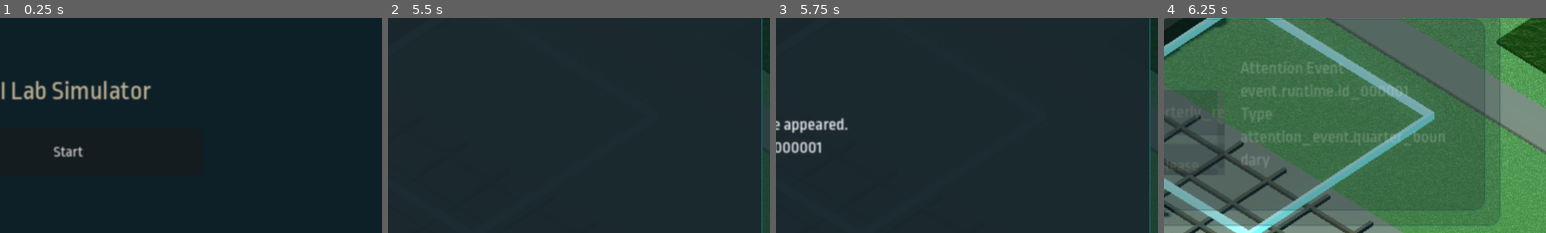
Above: before the commit, frames 1-4 (left to right).
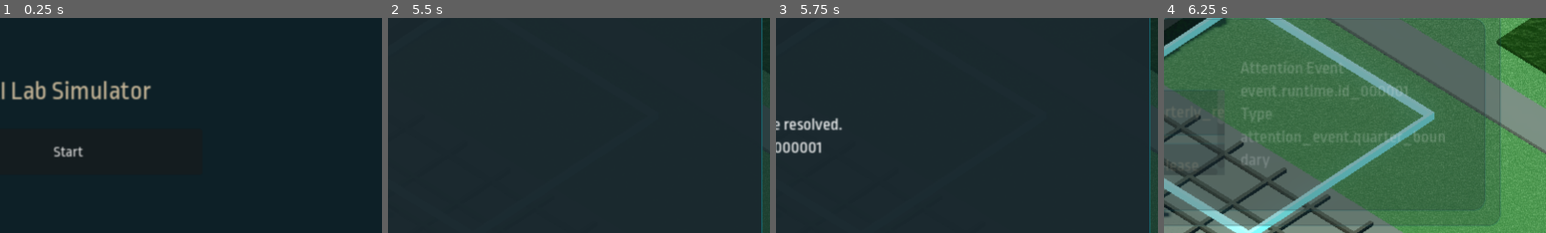
Above: after the commit, the same moments.

Repository: robertvaradan/ai-lab-simulator
Game: Godot game, scene res://scenes/init.tscn
Same seed, same stepped clock (60 frames per second), same inputs: the game is played once before the commit and once after it.
Inputs (mouse positions are % of the whole screen's width and height, from its top left):
- Up to frame 1 (0.25 s): no input
- Up to frame 2 (5.5 s): click "Start" at 0.5 s; click (85, 11) at 1.25 s; click "WORLD MAP" at 2 s; click "WORLD MAP" at 2.75 s; click "HQ" at 3.5 s; click "ADVANCE" at 4.25 s; click (85, 11) at 5 s
- Up to frame 3 (5.75 s): no input
- Up to frame 4 (6.25 s): click "WORLD MAP" at 5.75 s
The pictures show only the part of the screen within x 41-91%, y 25-75%; the shares and areas given below are measured in that part.

Frames 1-2 are identical in both runs. In frame 3, 0.6% of the frame differs, in the area x 2-19%, y 46-54%; in frame 4, nothing differs.

Commit message:
Remove competitor models from the World map
Keep Competitor release data in Simulation and event presentation. Remove the HQ World marker and World Context Card path. Update the World map specification and regression tests.

Diff:
--- a/game/host/campus_visual_presenter.gd
+++ b/game/host/campus_visual_presenter.gd
@@ -6,22 +6,15 @@
 const LAB_STAGE_1_NAME: String = "LabStage1"
 const LAB_STAGE_2_NAME: String = "LabStage2"
 const COMPUTE_LINK_NAME: String = "ThirdPartyComputeLink"
-const COMPETITOR_PANEL_NAME: String = "CompetitorPanel"
 const HQ_LABORATORY_SELECTABLE_PATH: String = "res://scenes/hq_laboratory_selectable.tscn"
 const HQ_LABORATORY_SELECTABLE_NAME: String = "HqLaboratorySelectable"
-const COMPETITOR_SELECTABLE_PATH: String = "res://scenes/hq_competitor_selectable.tscn"
-const COMPETITOR_SELECTABLE_NAME: String = "HqCompetitorSelectable"
-const PANEL_WIDTH_PX: float = 360.0
 
 var _compute_link: Node3D
-var _competitor_root: Control
-var _competitor_label: Label
 var _last_mapping: CampusVisualMapping
 
 
 func _ready() -> void:
 	_build_compute_link()
-	_build_competitor_presentation()
 	_ensure_hq_selectables()
 
 
@@ -29,15 +22,9 @@
 	_last_mapping = CampusVisualMapping.from_state(state)
 	_ensure_hq_selectables()
 	_apply_laboratory(_last_mapping)
-	_apply_competitor_marker(_last_mapping)
 	# Scale presentation belongs to the Data Center World. HQ must not show a Compute link mass.
 	if _compute_link != null:
 		_compute_link.visible = false
-	# Competitor presentation is a World selectable Context Card. Do not auto-show a fixed panel.
-	if _competitor_root != null:
-		_competitor_root.visible = false
-	if _competitor_label != null:
-		_competitor_label.text = _last_mapping.competitor_presentation_text
 
 
 func get_mapping() -> CampusVisualMapping:
@@ -46,16 +33,6 @@
 
 func is_compute_link_visible() -> bool:
 	return _compute_link != null and _compute_link.visible
-
-
-func is_competitor_presentation_visible() -> bool:
-	return _competitor_root != null and _competitor_root.visible
-
-
-func get_competitor_presentation_text() -> String:
-	if _competitor_label == null:
-		return ""
-	return _competitor_label.text
 
 
 func set_campus_world_visible(visible: bool) -> void:
@@ -70,8 +47,6 @@
 		var isometric_camera: IsometricCamera = camera as IsometricCamera
 		if isometric_camera != null:
 			isometric_camera.input_enabled = visible
-	if _competitor_root != null and not visible:
-		_competitor_root.visible = false
 
 
 func get_visible_laboratory_node_name() -> String:
@@ -105,16 +80,6 @@
 		"missing_hq_laboratory_selectable",
 		"The HQ laboratory selectable scene did not load: %s" % HQ_LABORATORY_SELECTABLE_PATH
 	)
-	_instance_campus_child(
-		campus,
-		COMPETITOR_SELECTABLE_NAME,
-		COMPETITOR_SELECTABLE_PATH,
-		"missing_hq_competitor_selectable",
-		"The HQ Competitor selectable scene did not load: %s" % COMPETITOR_SELECTABLE_PATH
-	)
-	var competitor: Node3D = campus.get_node_or_null(COMPETITOR_SELECTABLE_NAME) as Node3D
-	if competitor != null and _last_mapping == null:
-		competitor.visible = false
 
 
 func _instance_campus_child(
@@ -133,21 +98,6 @@
 	var instanced: Node = packed.instantiate()
 	instanced.name = node_name
 	campus.add_child(instanced)
-
-
-func _apply_competitor_marker(mapping: CampusVisualMapping) -> void:
-	var campus: Node = _campus_node()
-	if campus == null:
-		return
-	var marker: Node3D = campus.get_node_or_null(COMPETITOR_SELECTABLE_NAME) as Node3D
-	if marker == null:
-		return
-	var show_marker: bool = mapping.competitor_release_visible
-	marker.visible = show_marker
-	var selectable: CampaignWorldSelectable = marker as CampaignWorldSelectable
-	if selectable != null:
-		selectable.input_ray_pickable = show_marker
-		selectable.collision_layer = 1 if show_marker else 0
 
 
 func _apply_laboratory(mapping: CampusVisualMapping) -> void:
@@ -233,37 +183,3 @@
 	instance.mesh = mesh
 	instance.material_override = material
 	parent.add_child(instance)
-
-
-func _build_competitor_presentation() -> void:
-	_competitor_root = Control.new()
-	_competitor_root.name = "CompetitorPresentation"
-	_competitor_root.mouse_filter = Control.MOUSE_FILTER_IGNORE
-	_competitor_root.set_anchors_preset(Control.PRESET_FULL_RECT)
-	_competitor_root.visible = false
-	add_child(_competitor_root)
-	var panel: Panel = Panel.new()
-	panel.name = COMPETITOR_PANEL_NAME
-	panel.mouse_filter = Control.MOUSE_FILTER_STOP
-	panel.set_anchors_preset(Control.PRESET_RIGHT_WIDE)
-	panel.offset_right = -16.0
-	panel.offset_left = -PANEL_WIDTH_PX
-	panel.offset_top = 16.0
-	panel.offset_bottom = -16.0
-	_competitor_root.add_child(panel)
-	var layout: VBoxContainer = VBoxContainer.new()
-	layout.set_anchors_preset(Control.PRESET_FULL_RECT)
-	layout.offset_left = 16.0
-	layout.offset_top = 16.0
-	layout.offset_right = -16.0
-	layout.offset_bottom = -16.0
-	layout.add_theme_constant_override("separation", 10)
-	panel.add_child(layout)
-	var title: Label = Label.new()
-	title.text = "Competitor Release"
-	title.autowrap_mode = TextServer.AUTOWRAP_WORD_SMART
-	layout.add_child(title)
-	_competitor_label = Label.new()
-	_competitor_label.name = "CompetitorLabel"
-	_competitor_label.autowrap_mode = TextServer.AUTOWRAP_WORD_SMART
-	layout.add_child(_competitor_label)
--- a/game/scenes/hq_competitor_selectable.tscn
+++ /dev/null
@@ -1,54 +0,0 @@
-[gd_scene load_steps=8 format=3]
-
-[ext_resource type="Script" uid="uid://b0l1rl5a8pa0n" path="res://ui/campaign/worlds/campaign_world_selectable.gd" id="1_selectable"]
-[ext_resource type="Script" uid="uid://dcif18kjr3adx" path="res://primitives/box_outline_mesh.gd" id="2_outline"]
-[ext_resource type="Material" path="res://materials/cyan.tres" id="cyan"]
-[ext_resource type="Material" path="res://materials/metal.tres" id="metal"]
-
-[sub_resource type="BoxMesh" id="BoxMesh_pad"]
-size = Vector3(2.4, 0.4, 2.4)
-
-[sub_resource type="BoxMesh" id="BoxMesh_beacon"]
-size = Vector3(0.8, 4, 0.8)
-
-[sub_resource type="BoxShape3D" id="BoxShape3D_marker"]
-size = Vector3(2.4, 4.4, 2.4)
-
-[sub_resource type="PrimitiveMesh" id="PrimitiveMesh_outline"]
-script = ExtResource("2_outline")
-size = Vector3(2.4, 4.4, 2.4)
-thickness = 0.2
-metadata/_custom_type_script = "uid://dcif18kjr3adx"
-
-[node name="HqCompetitorSelectable" type="Area3D"]
-transform = Transform3D(1, 0, 0, 0, 1, 0, 0, 0, 1, 14, 0, -12)
-collision_mask = 0
-input_ray_pickable = true
-monitoring = true
-monitorable = true
-script = ExtResource("1_selectable")
-entity_id = &"entity.competitor.northstar"
-context_card_type = &"context.competitor"
-selection_order = 1
-framing_target = Vector3(14, 0, -12)
-framing_size = 16.0
-
-[node name="Pad" type="MeshInstance3D" parent="."]
-transform = Transform3D(1, 0, 0, 0, 1, 0, 0, 0, 1, 0, 0.2, 0)
-material_override = ExtResource("metal")
-mesh = SubResource("BoxMesh_pad")
-
-[node name="Beacon" type="MeshInstance3D" parent="."]
-transform = Transform3D(1, 0, 0, 0, 1, 0, 0, 0, 1, 0, 2.4, 0)
-material_override = ExtResource("cyan")
-mesh = SubResource("BoxMesh_beacon")
-
-[node name="CollisionShape3D" type="CollisionShape3D" parent="."]
-transform = Transform3D(1, 0, 0, 0, 1, 0, 0, 0, 1, 0, 2.2, 0)
-shape = SubResource("BoxShape3D_marker")
-
-[node name="Outline" type="MeshInstance3D" parent="."]
-transform = Transform3D(1, 0, 0, 0, 1, 0, 0, 0, 1, 0, 2.2, 0)
-material_override = ExtResource("cyan")
-mesh = SubResource("PrimitiveMesh_outline")
-cast_shadow = 0
--- a/game/tests/host/campus_visual_presenter_test.gd
+++ b/game/tests/host/campus_visual_presenter_test.gd
@@ -35,7 +35,7 @@
 	_expect(not mapping.uses_compact_laboratory(), "The starting campus shows the compact laboratory.")
 	_expect(not mapping.uses_developed_laboratory(), "The starting campus uses the developed laboratory.")
 	_expect(not mapping.compute_link_visible, "The starting campus shows the burst Compute link.")
-	_expect(not mapping.competitor_release_visible, "The starting campus shows the Northstar release.")
+	_expect(not mapping.competitor_release_visible, "The starting state has a released Competitor Model.")
 
 
 func _verify_build_lab_mapping() -> void:
@@ -71,7 +71,7 @@
 	_expect(mapping.compute_link_visible, "The completed Scale Project does not show the burst Compute link.")
 	_expect(mapping.uses_compact_laboratory(), "The Scale-only run did not keep laboratory stage 1.")
 	_expect(not mapping.uses_developed_laboratory(), "The Scale-only run swapped the laboratory stage.")
-	_expect(not mapping.competitor_release_visible, "Month Step 2 showed the Northstar release.")
+	_expect(not mapping.competitor_release_visible, "Month Step 2 resolved the Northstar release too early.")
 	_expect(
 		not lab.get_state().company.sites[SITE_ID].site_plots.has(&"plot.campus.compute_link"),
 		"The presentation wrote a Compute-link Site Plot state."
@@ -87,7 +87,7 @@
 	lab.commit_staged_plan()
 	lab.advance_until_attention_required()
 	var mapping: CampusVisualMapping = CampusVisualMapping.from_state(lab.get_state())
-	_expect(mapping.competitor_release_visible, "The Quarter Boundary does not show the Northstar release.")
+	_expect(mapping.competitor_release_visible, "The Quarter Boundary did not resolve the Northstar release.")
 	_expect(mapping.competitor_presentation_text.contains("Northstar Flagship"), "The Competitor presentation is missing the Model name.")
 	_expect(mapping.competitor_presentation_text.contains("Coding 82"), "The Competitor presentation is missing the actual coding evaluation.")
 	_expect(mapping.competitor_presentation_text.contains("Reasoning 78"), "The Competitor presentation is missing the actual reasoning evaluation.")
@@ -112,7 +112,7 @@
 	var mapping: CampusVisualMapping = CampusVisualMapping.from_state(state)
 	_expect(mapping.uses_compact_laboratory(), "The hybrid run did not keep laboratory stage 1.")
 	_expect(not mapping.uses_developed_laboratory(), "The hybrid run selected laboratory stage 2 before Research completed.")
-	_expect(mapping.competitor_release_visible, "The hybrid Quarter Boundary does not show the Northstar release.")
+	_expect(mapping.competitor_release_visible, "The hybrid Quarter Boundary did not resolve the Northstar release.")
 	_expect(not mapping.compute_link_visible, "The hybrid run showed the burst Compute link.")
 	_expect(
 		state.company.sites[SITE_ID].site_plots[RESEARCH_PLOT_ID].state_id
@@ -143,7 +143,10 @@
 	_expect(presenter.get_visible_laboratory_node_name() == "", "The starting presenter showed a laboratory.")
 	_expect(not lab_stage_one.visible, "The starting presenter left laboratory stage 1 visible.")
 	_expect(not presenter.is_compute_link_visible(), "The starting presenter showed the Compute link.")
-	_expect(not presenter.is_competitor_presentation_visible(), "The starting presenter showed the Competitor release.")
+	_expect(
+		campus.get_node_or_null("HqCompetitorSelectable") == null,
+		"The starting presenter represented a Competitor Model on the HQ World."
+	)
 	var lab_created: SimulationLabSessionResult = SimulationLabSession.create_marketing_scenario()
 	_expect(lab_created.succeeded(), "The presenter Build Laboratory session did not start.")
 	if not lab_created.succeeded():
@@ -168,10 +171,9 @@
 	presenter.present_state(hybrid.get_state())
 	_expect(presenter.get_visible_laboratory_node_name() == "LabStage1", "The hybrid presenter did not keep laboratory stage 1.")
 	_expect(lab_stage_one.visible, "The hybrid presenter hid laboratory stage 1.")
-	_expect(not presenter.is_competitor_presentation_visible(), "The hybrid presenter auto-opened the Competitor panel.")
-	_expect(
-		presenter.get_competitor_presentation_text().contains("Coding 82"),
-		"The hybrid presenter did not keep the Northstar coding evaluation text."
+	_expect(
+		campus.get_node_or_null("HqCompetitorSelectable") == null,
+		"The hybrid presenter represented a Competitor Model on the HQ World."
 	)
 	_expect(not presenter.is_compute_link_visible(), "The hybrid presenter showed the Compute link.")
 	var camera: Camera3D = Camera3D.new()
@@ -181,7 +183,6 @@
 	presenter.set_campus_world_visible(false)
 	_expect(not campus.visible, "The presenter left the campus visible outside HQ.")
 	_expect(not camera.current, "The presenter left the campus camera current outside HQ.")
-	_expect(not presenter.is_competitor_presentation_visible(), "The presenter left the Competitor release visible outside HQ.")
 	presenter.set_campus_world_visible(true)
 	_expect(campus.visible, "The presenter hid the campus after HQ entry.")
 	_expect(camera.current, "The presenter left the campus camera inactive after HQ entry.")
--- a/game/tests/host/production_bootstrap_test.gd
+++ b/game/tests/host/production_bootstrap_test.gd
@@ -86,10 +86,10 @@
 			campus.get_node_or_null("HqLaboratorySelectable") != null,
 			"The HQ campus has no laboratory selectable."
 		)
-		var competitor_marker: Node3D = campus.get_node_or_null("HqCompetitorSelectable") as Node3D
-		_expect(competitor_marker != null, "The HQ campus has no Competitor selectable.")
-		if competitor_marker != null:
-			_expect(not competitor_marker.visible, "The starting HQ campus showed the Competitor marker.")
+		_expect(
+			campus.get_node_or_null("HqCompetitorSelectable") == null,
+			"The HQ World represented a Competitor Model."
+		)
 	if presenter != null:
 		_expect(
 			presenter.get_visible_laboratory_node_name() == "",
--- a/game/ui/campaign/campaign_advance_transition_model.gd
+++ b/game/ui/campaign/campaign_advance_transition_model.gd
@@ -144,4 +144,4 @@
 	if not previous_mapping.compute_link_visible and published_mapping.compute_link_visible:
 		model.world_change_lines.append("The Third-Party Compute link appeared.")
 	if not previous_mapping.competitor_release_visible and published_mapping.competitor_release_visible:
-		model.world_change_lines.append("The Northstar Flagship release appeared.")
+		model.world_change_lines.append("The Northstar Flagship release resolved.")
--- a/game/ui/campaign/chrome/context_card.gd
+++ b/game/ui/campaign/chrome/context_card.gd
@@ -69,8 +69,6 @@
 			_present_data_center(state, definition)
 		CampaignWorldSelectable.CONTEXT_GOVERNMENT:
 			_present_government(state)
-		CampaignWorldSelectable.CONTEXT_COMPETITOR:
-			_present_competitor(state)
 		_:
 			if _title_label != null:
 				_title_label.text = "Selection"
@@ -151,14 +149,6 @@
 		_body_label.text = "\n".join(lines)
 
 
-func _present_competitor(state: GameState) -> void:
-	if _title_label != null:
-		_title_label.text = "COMPETITOR"
-	var mapping: CampusVisualMapping = CampusVisualMapping.from_state(state)
-	if _body_label != null:
-		_body_label.text = mapping.competitor_presentation_text
-
-
 func _add_row(label_text: String, value_text: String) -> void:
 	if _rows == null:
 		return
--- a/game/ui/campaign/worlds/campaign_world_selectable.gd
+++ b/game/ui/campaign/worlds/campaign_world_selectable.gd
@@ -4,12 +4,10 @@
 const CONTEXT_LABORATORY: StringName = &"context.laboratory"
 const CONTEXT_DATA_CENTER: StringName = &"context.data_center"
 const CONTEXT_GOVERNMENT: StringName = &"context.government"
-const CONTEXT_COMPETITOR: StringName = &"context.competitor"
 
 const ENTITY_HQ_LABORATORY: StringName = &"entity.hq.laboratory"
 const ENTITY_DATA_CENTER_MARKER: StringName = &"entity.data_center.marker"
 const ENTITY_GOVERNMENT_MARKER: StringName = &"entity.government.marker"
-const ENTITY_COMPETITOR_NORTHSTAR: StringName = &"entity.competitor.northstar"
 
 signal selected(selectable: CampaignWorldSelectable)
 
Not shown, changed: docs/game-flow/production-presentation.md
Not shown, changed: docs/presentation/panel-system.md
Not shown, changed: docs/presentation/world-map.md
